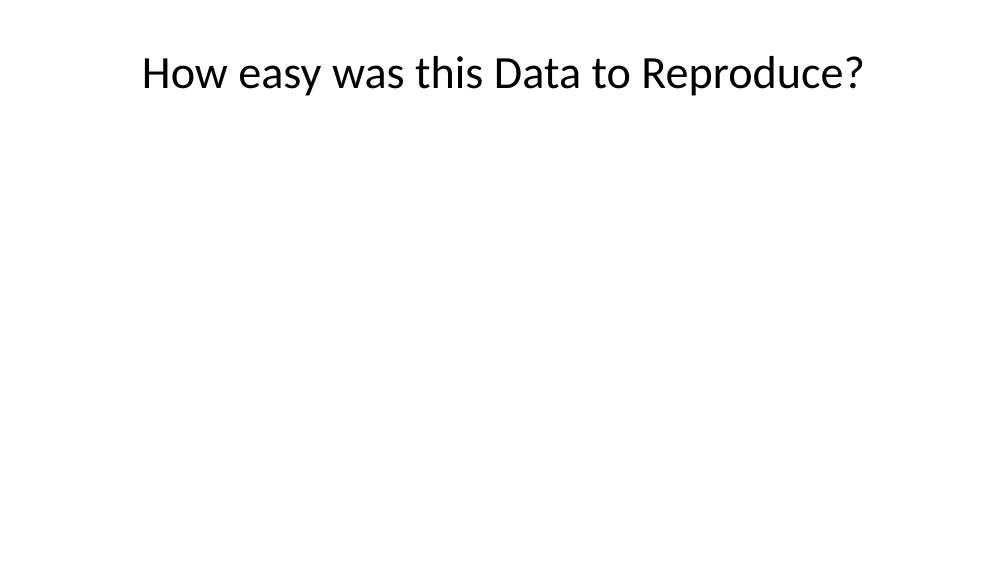
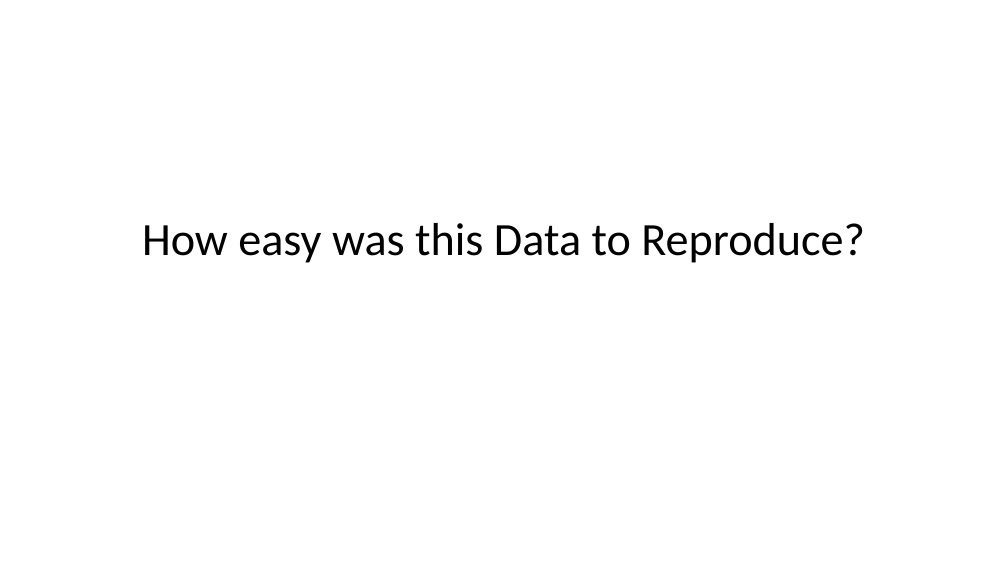
Before and after one commit to ashleyp1/BCB546X_Final_Project, a slide deck: slide 40 of PowerPoint Presentation for Final.pptx (slide 41 before the commit). Drawn at 1008x567 pixels with LibreOffice and Linux fonts; fonts in the diff are those of the drawing. Boxes give left, top, right and bottom in pixels: in the first picture for what was removed or moved away, otherwise in the second. Text is boxed around its words. In the diff, an @@ line names an element or a change of style, - is before the commit and + after.

```diff
--- a/PowerPoint Presentation for Final.pptx
+++ b/PowerPoint Presentation for Final.pptx
@@ title "How easy was this Data ...": place and size @@
-title "How easy was this Data ..." at box(142, 56, 865, 96)
+title "How easy was this Data ..." at box(142, 223, 865, 263)
```
Also in this commit, not shown: 4 other slides changed, 2 slides added, 3 slides removed.
